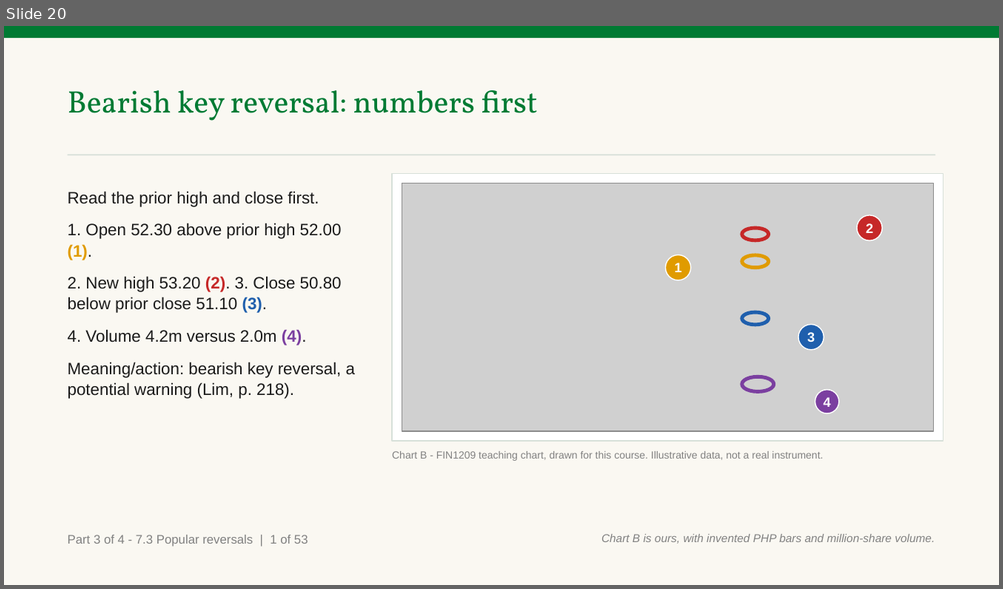
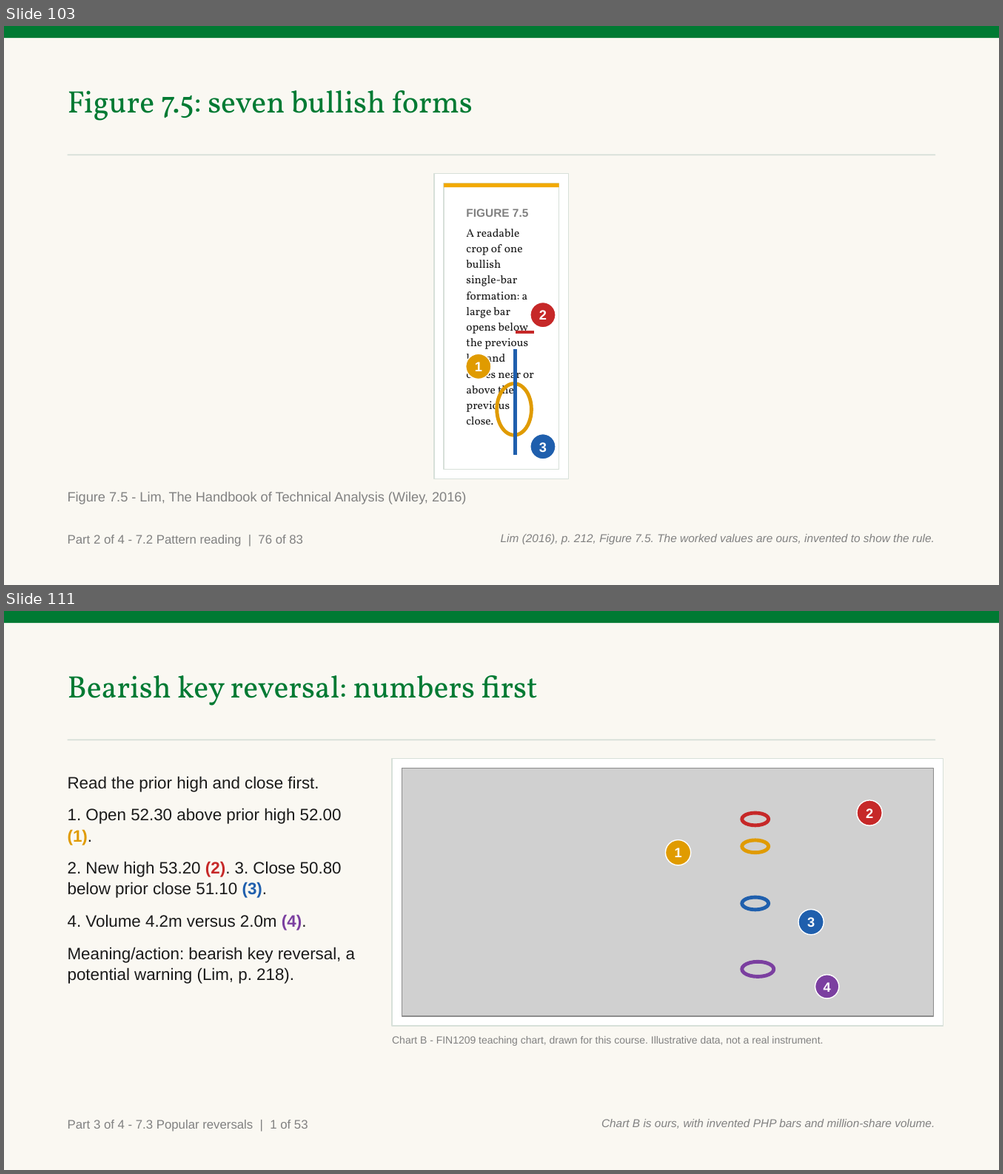
Before and after one commit to benjiesotelo-sudo/Telos_FIN1209, a slide deck: chapter-07/FIN1209-Chapter-07.pptx. Shown one above the other, each under a label of ours: slide 20 before the commit, slides 103 and 111 after it; the slides between them are not shown. The pictures are 1003x589 and 1003x1174 pixels, drawn with LibreOffice and Linux fonts; fonts in the diff are those of the drawing; grey boxes stand for pictures. Boxes give left, top, right and bottom in pixels: in the first picture for what was removed or moved away, otherwise in the second. Text is boxed around its words. In the diff, an @@ line names an element or a change of style, - is before the commit and + after.

Commit message:
refine(ch7): complete Part 2 rework

```diff
--- a/chapter-07/FIN1209-Chapter-07.pptx
+++ b/chapter-07/FIN1209-Chapter-07.pptx
@@ slide 103 added at (4, 26, 999, 585), background #FFFFFF @@
@@ rectangle added at (4, 26, 999, 585), fill #FAF8F2 @@
@@ rectangle added at (4, 26, 999, 38), fill #007A33 @@
@@ text added at (68, 90, 472, 121), 30 pt, text #007A33 @@
+Figure 7.5: seven bullish forms
@@ rectangle added at (68, 154, 935, 156), fill #D7E0D9 @@
@@ rectangle added at (434, 174, 568, 480), fill #FFFFFF, outline #D7E0D9 1 pt @@
@@ rectangle added at (444, 184, 558, 470), fill #FFFFFF, outline #D7E0D9 1 pt @@
@@ rectangle added at (444, 184, 558, 188), fill #F2A900 @@
@@ text added at (466, 209, 534, 425), 11 pt, text #1A1A1A @@
+FIGURE 7.5
+A readable crop of one bullish single-bar formation: a large bar opens below the previous low and closes near or above the previous close.
@@ ellipse added at (530, 303, 555, 328), fill #C62828, outline #FFFFFF 1 pt, 13 pt, text #FFFFFF, bold @@
+2
@@ line added from (515, 332) to (534, 332), #C62828 3.5 pt @@
@@ ellipse added at (466, 355, 491, 380), fill #E09B00, outline #FFFFFF 1 pt, 13 pt, text #FFFFFF, bold @@
+1
@@ line added from (515, 350) to (515, 456), #1F5FAD 3.5 pt @@
@@ ellipse added at (496, 384, 531, 436), outline #E09B00 3.5 pt @@
@@ ellipse added at (530, 434, 555, 460), fill #1F5FAD, outline #FFFFFF 1 pt, 13 pt, text #FFFFFF, bold @@
+3
@@ text added at (68, 492, 466, 505), 13 pt, text #818181 @@
+Figure 7.5 - Lim, The Handbook of Technical Analysis (Wiley, 2016)
@@ text added at (68, 535, 303, 547), 12 pt, text #818181 @@
+Part 2 of 4 - 7.2 Pattern reading | 76 of 83
@@ text added at (501, 534, 934, 545), 11 pt, text #818181, italic @@
+Lim (2016), p. 212, Figure 7.5. The worked values are ours, invented to show the rule.
@@ what was slide 20 is now slide 111 @@
```
Also in this commit, not shown: 8 slides changed, 127 other slides added, 37 slides removed, 2 other files.
